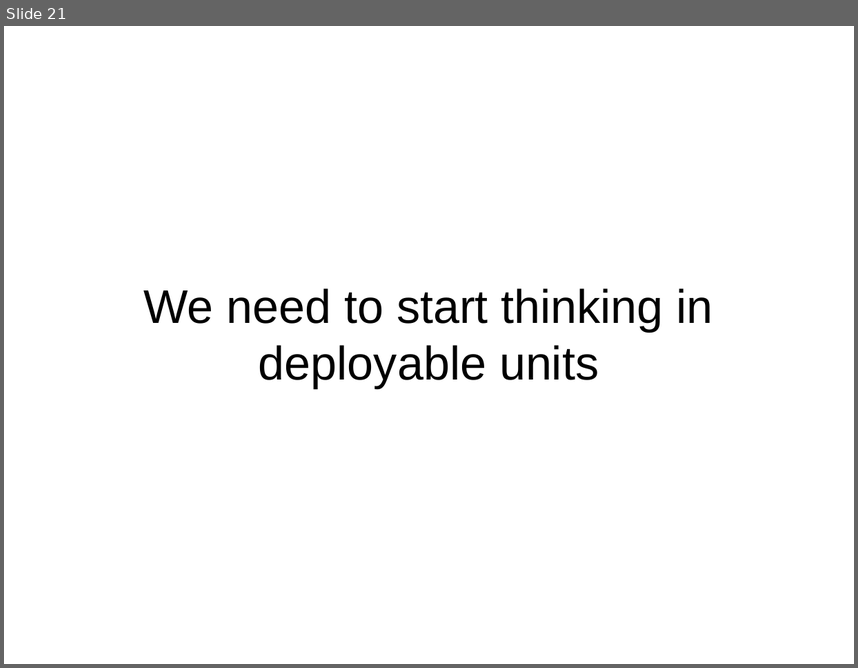
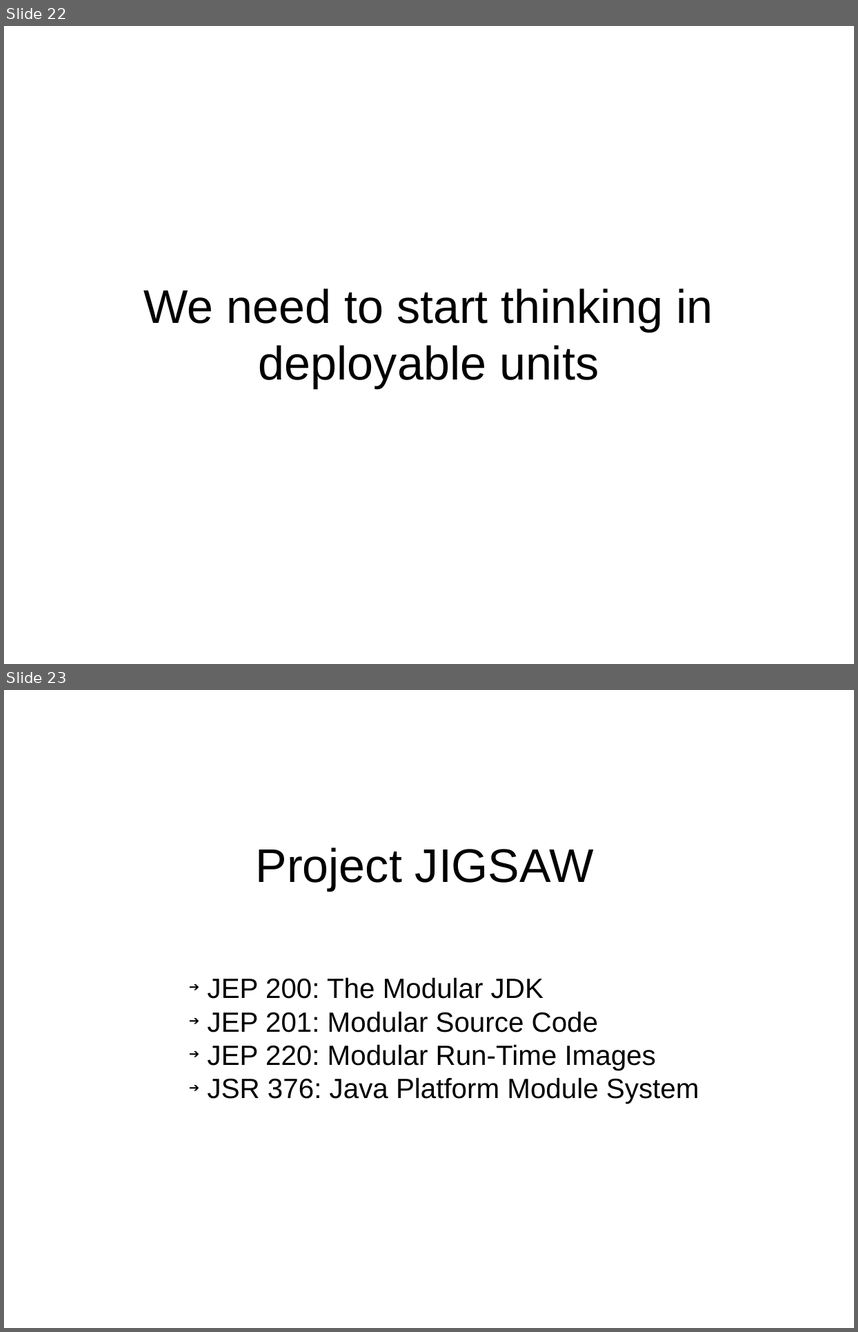
Before and after one commit to bobpaulin/whats-my-modularity, a slide deck: presentation/WhatsMyModularity.odp. Shown one above the other, each under a label of ours: slide 21 before the commit, slides 22 and 23 after it. The pictures are 858x668 and 858x1332 pixels, drawn with LibreOffice and Linux fonts; fonts in the diff are those of the drawing. Boxes give left, top, right and bottom in pixels: in the first picture for what was removed or moved away, otherwise in the second. Text is boxed around its words. In the diff, an @@ line names an element or a change of style, - is before the commit and + after.

```diff
--- a/presentation/WhatsMyModularity.odp
+++ b/presentation/WhatsMyModularity.odp
@@ slide 23 added at (4, 690, 854, 1328), background #FFFFFF @@
@@ title added at (256, 847, 594, 890), 44 pt, text #000000 @@
+Project JIGSAW
@@ subtitle added at (208, 977, 699, 1103), 26 pt, text #000000 @@
+➔ JEP 200: The Modular JDK
+➔ JEP 201: Modular Source Code
+➔ JEP 220: Modular Run-Time Images
+➔ JSR 376: Java Platform Module System
@@ what was slide 21 is now slide 22 @@
```
Also in this commit, not shown: 3 slides changed, 2 other slides added, 3 slides removed, 2 other files.
